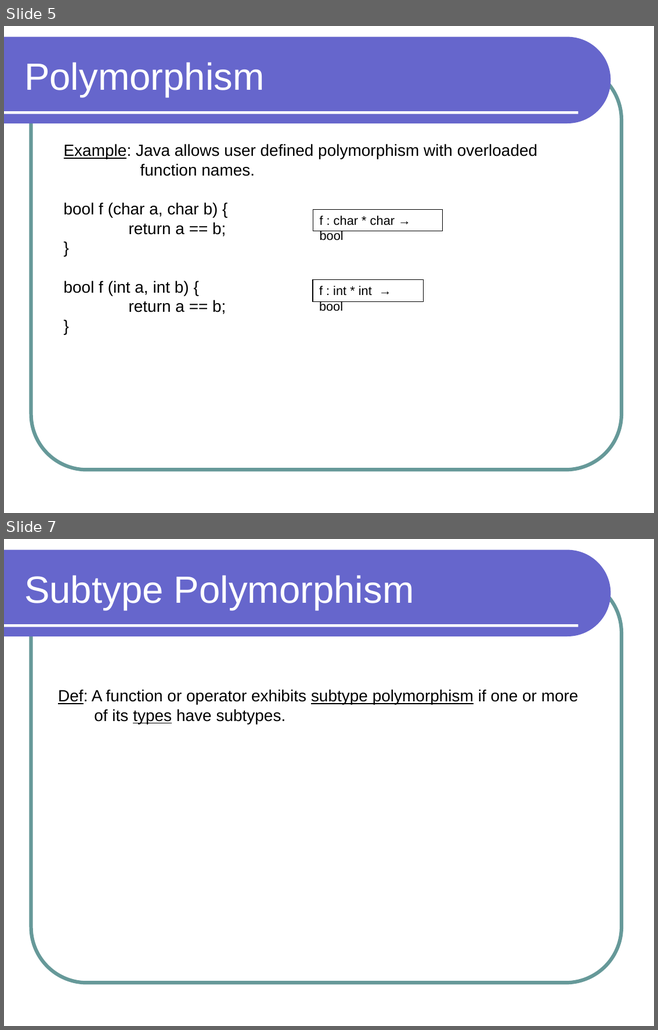
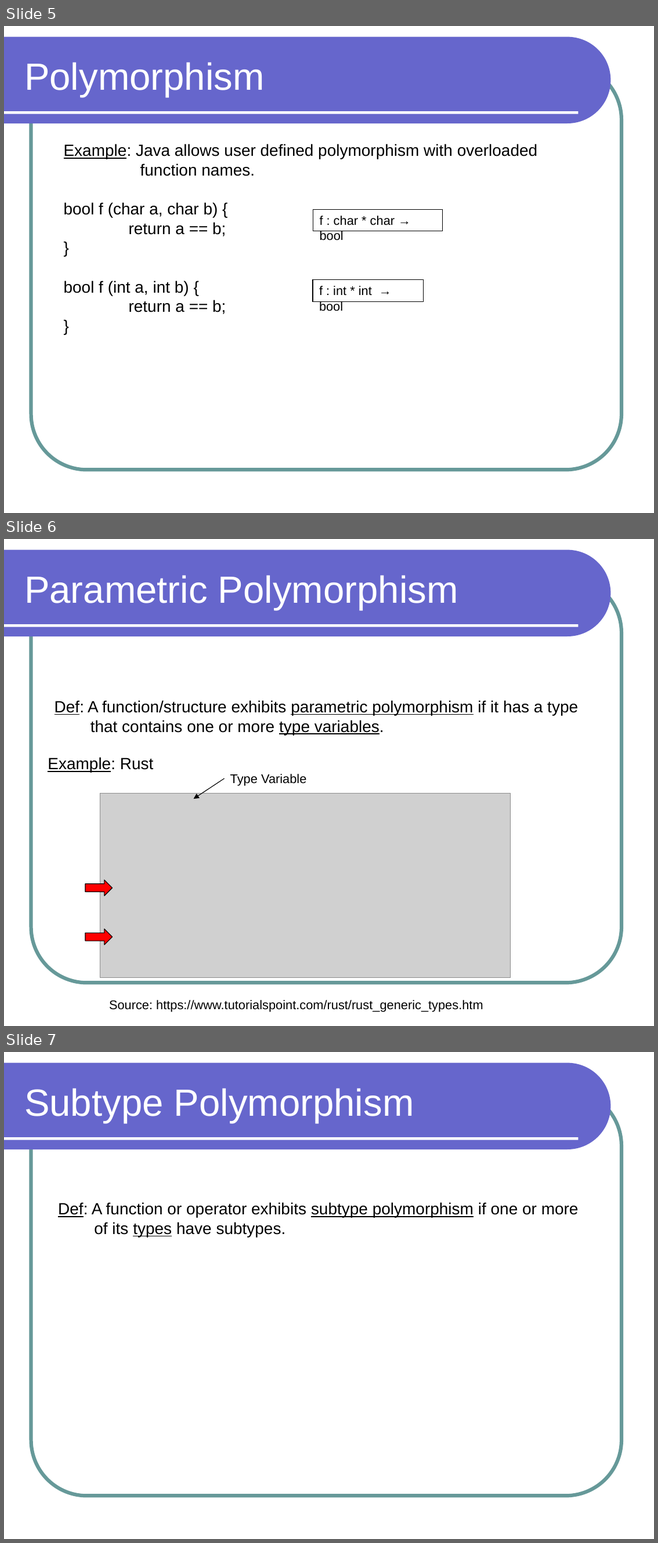
Before and after one commit to lutzhamel/CSC301, a slide deck: notes/csc301-ln019.ppt. Shown one above the other, each under a label of ours: slides 5 and 7 before the commit, slides 5, 6 and 7 after it; the slides between them are not shown. The pictures are 658x1030 and 658x1543 pixels, drawn with LibreOffice and Linux fonts; fonts in the diff are those of the drawing; grey boxes stand for pictures. Boxes give left, top, right and bottom in pixels: in the first picture for what was removed or moved away, otherwise in the second. Text is boxed around its words. In the diff, an @@ line names an element or a change of style, - is before the commit and + after.

```diff
--- a/notes/csc301-ln019.ppt
+++ b/notes/csc301-ln019.ppt
@@ slide 6 added at bbox=[4, 539, 654, 1026], background #FFFFFF; not listed: 3 template elements that a slide beside it also shows @@
@@ title added at bbox=[24, 575, 458, 610], 42 pt, text #FFFFFF @@
+Parametric Polymorphism
@@ text added at bbox=[54, 700, 578, 735], 18 pt, text #000000 @@
+Def: A function/structure exhibits parametric polymorphism if it has a type
+that contains one or more type variables.
@@ text added at bbox=[48, 757, 154, 772], 18 pt, text #000000, underline @@
+Example: Rust
@@ arrow added from (224, 779) to (194, 799), #000000 0.74 pt @@
@@ text added at bbox=[230, 774, 306, 786], 14 pt, text #000000 @@
+Type Variable
@@ picture added at bbox=[100, 794, 510, 978] @@
@@ right arrow added at bbox=[85, 880, 112, 896], fill #FF0000, outline #000000 0.74 pt @@
@@ right arrow added at bbox=[85, 929, 112, 945], fill #FF0000, outline #000000 0.74 pt @@
@@ text added at bbox=[109, 1000, 482, 1012], 14 pt, text #000000 @@
+Source: https://www.tutorialspoint.com/rust/rust_generic_types.htm
```
Also in this commit, not shown: 1 slide changed, 1 other slide added, 3 slides removed, 2 other files.
